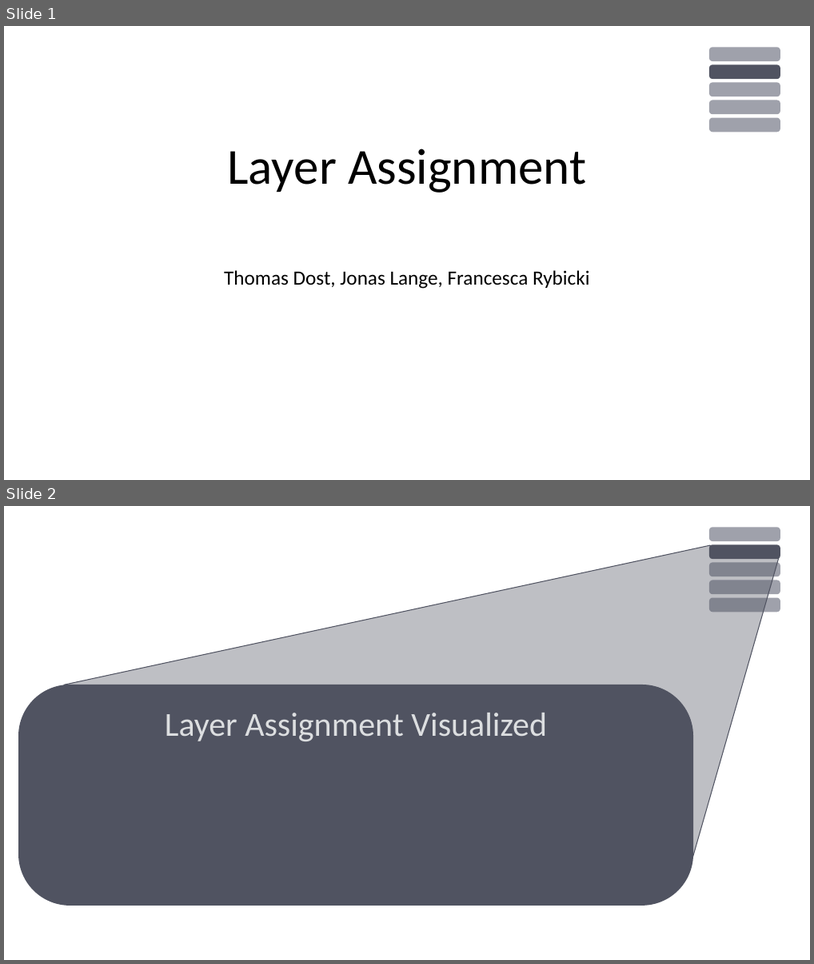
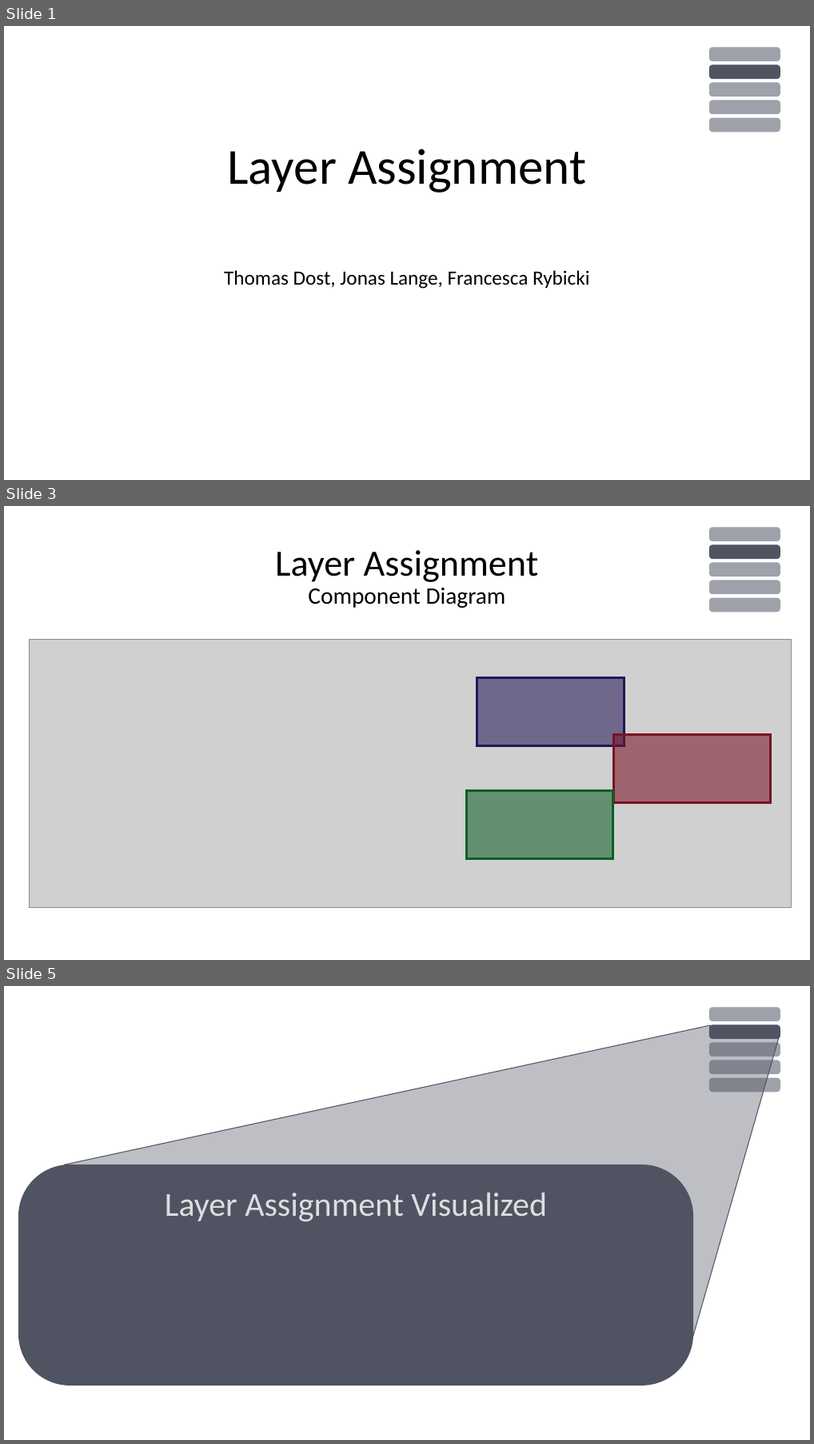
Before and after one commit to fryLA/LAProject, a slide deck: DokuLayerAssignment/ZwischenPräsentation.pptx. Shown one above the other, each under a label of ours: slides 1 and 2 before the commit, slides 1, 3 and 5 after it; the slides between them are not shown. The pictures are 814x964 and 814x1444 pixels, drawn with LibreOffice and Linux fonts; fonts in the diff are those of the drawing; grey boxes stand for pictures. Boxes give left, top, right and bottom in pixels: in the first picture for what was removed or moved away, otherwise in the second. Text is boxed around its words. In the diff, an @@ line names an element or a change of style, - is before the commit and + after.

```diff
--- a/DokuLayerAssignment/ZwischenPräsentation.pptx
+++ b/DokuLayerAssignment/ZwischenPräsentation.pptx
@@ slide 3 added at [4, 506, 810, 960], background #FFFFFF @@
@@ rounded rectangle added at [710, 527, 782, 541], fill #9FA1AB @@
@@ text added at [275, 550, 538, 608], 28 pt, text #000000 @@
+Layer Assignment
+Component Diagram
@@ rounded rectangle added at [710, 544, 782, 559], fill #505361 @@
@@ rounded rectangle added at [710, 562, 782, 576], fill #9FA1AB @@
@@ rounded rectangle added at [710, 580, 782, 594], fill #9FA1AB @@
@@ rounded rectangle added at [710, 598, 782, 612], fill #9FA1AB @@
@@ picture added at [29, 639, 791, 907] @@
@@ rectangle added at [478, 678, 625, 745], fill #251658 at 56% opacity, outline #251658 3 pt @@
@@ rectangle added at [614, 735, 771, 803], fill #781224 at 56% opacity, outline #781224 3 pt @@
@@ rectangle added at [466, 790, 613, 858], fill #0E5E26 at 56% opacity, outline #0E5E26 3 pt @@
@@ what was slide 2 is now slide 5 @@
```
Also in this commit, not shown: 2 slides changed, 6 other slides added, 1 slide removed, 1 other file.
